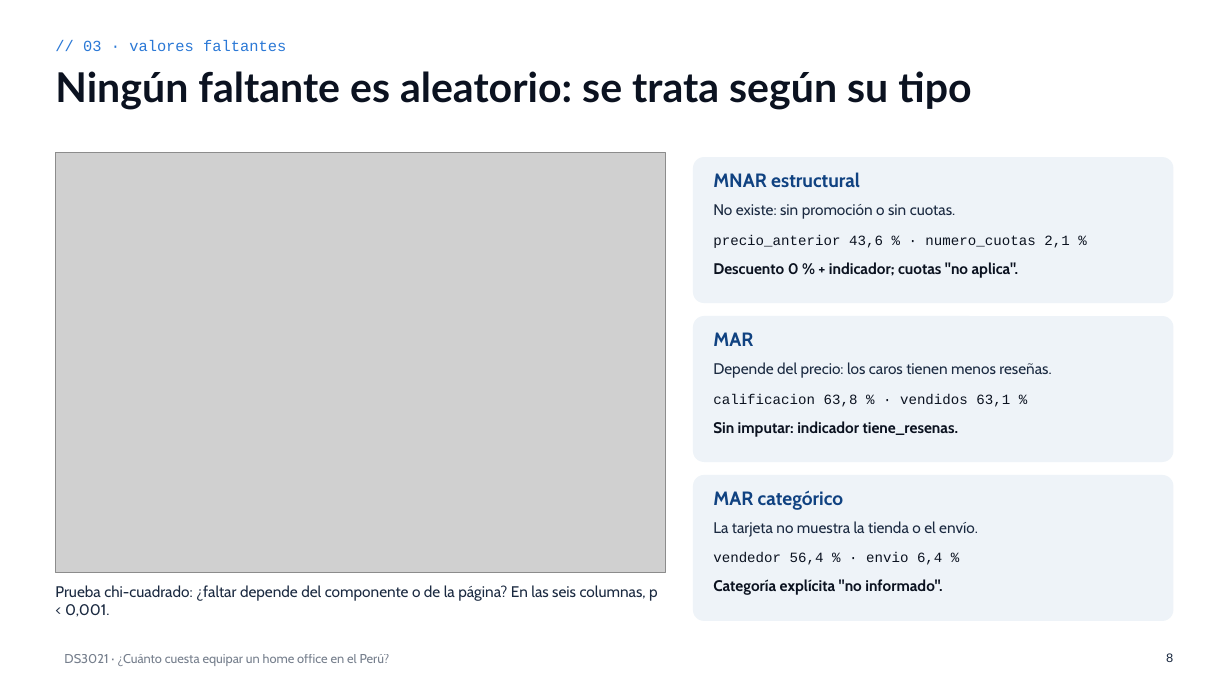
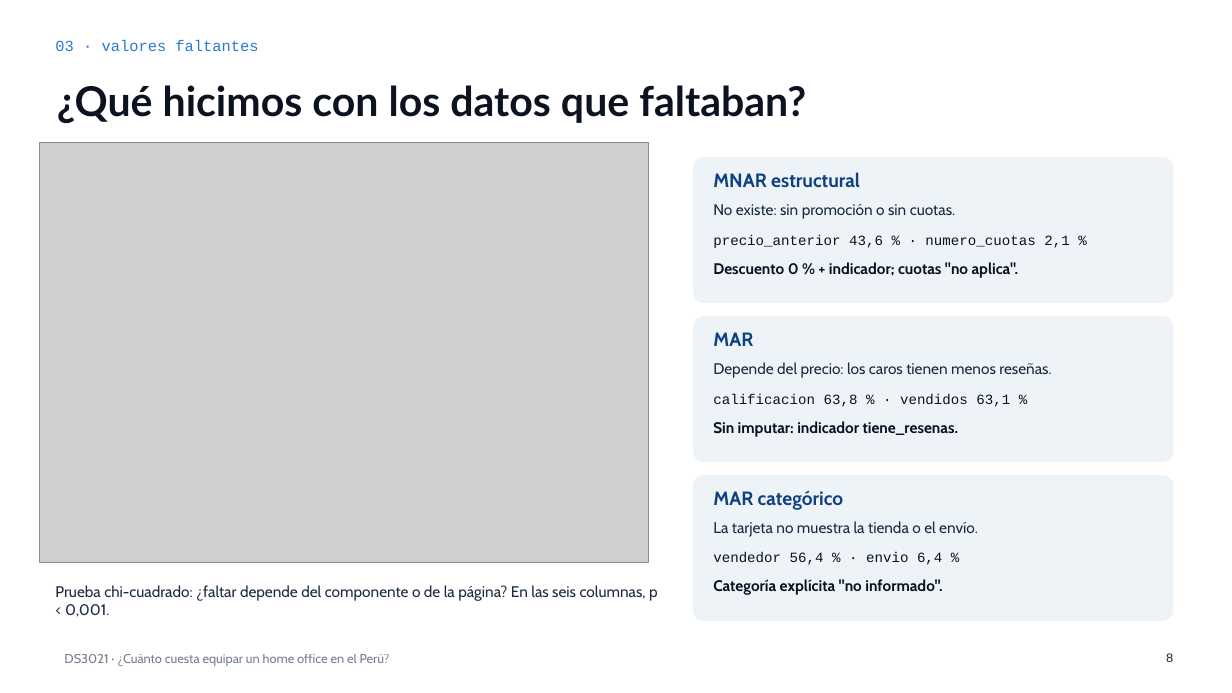
Before and after one commit to josueroc/proyectoacd_mercadolibre, a slide deck: slide 8 of docs/parte_2/presentacion/Presentacion_Parte_II_DS3021.pptx. Drawn at 1232x693 pixels with LibreOffice and Linux fonts; fonts in the diff are those of the drawing; grey boxes stand for pictures. Boxes give left, top, right and bottom in pixels: in the first picture for what was removed or moved away, otherwise in the second. Text is boxed around its words. In the diff, an @@ line names an element or a change of style, - is before the commit and + after.

```diff
--- a/docs/parte_2/presentacion/Presentacion_Parte_II_DS3021.pptx
+++ b/docs/parte_2/presentacion/Presentacion_Parte_II_DS3021.pptx
@@ text at box(55, 40, 258, 51): text changed @@
-// 03 · valores faltantes
+03 · valores faltantes
@@ title at box(57, 85, 806, 123): text changed @@
-Ningún faltante es aleatorio: se trata según su tipo
+¿Qué hicimos con los datos que faltaban?
@@ picture: place and size @@
-picture at box(55, 152, 665, 573)
+picture at box(39, 142, 649, 563)
```
Also in this commit, not shown: 21 other slides changed, 1 other file.
